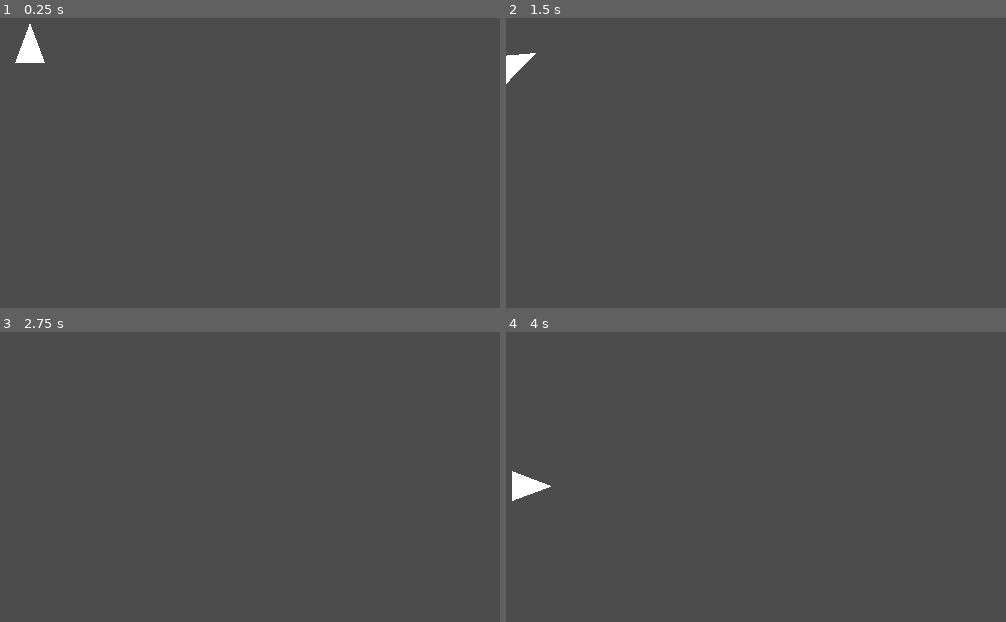
Above: before the commit, frames 1-4 (two rows, left to right).
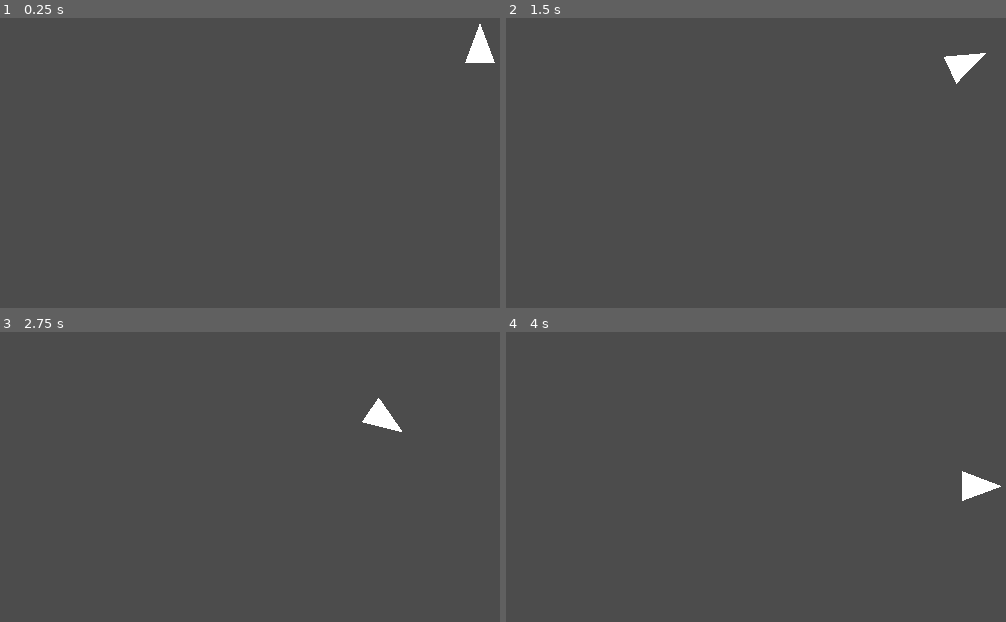
Above: after the commit, the same moments.

Repository: leddkire/godot-asteroids
Game: Godot game, scene res://Main.tscn
Same seed, same stepped clock (60 frames per second), same inputs: the game is played once before the commit and once after it.
Inputs:
- Up to frame 1 (0.25 s): no input
- Up to frame 2 (1.5 s): tap Enter at 0.5 s; hold Right (move_right) 0.53-1.28 s; hold Down (move_down) from 1.28 s (still down)
- Up to frame 3 (2.75 s): release Down (move_down) at 2.03 s; hold Right (move_right) from 2.03 s (still down)
- Up to frame 4 (4 s): release Right (move_right) at 2.78 s; hold Up (move_up) 2.78-3.53 s; hold Left (move_left) from 3.53 s (still down)

The runs differ from the first frame. In frame 1, 0.8% of the frame differs, in the area x 3-99%, y 2-16%; in frame 2, 0.7%; in frame 3, 0.4%; in frame 4, 0.8%.

Commit message:
Reduce size of edges

Diff:
--- a/Main.tscn
+++ b/Main.tscn
@@ -9,16 +9,16 @@
 [ext_resource path="res://edges/WestEdge.gd" type="Script" id=7]
 
 [sub_resource type="RectangleShape2D" id=1]
-extents = Vector2( 320, 30 )
+extents = Vector2( 320, 5 )
 
 [sub_resource type="RectangleShape2D" id=2]
-extents = Vector2( 320, 30 )
+extents = Vector2( 320, 5 )
 
 [sub_resource type="RectangleShape2D" id=3]
-extents = Vector2( 30, 320 )
+extents = Vector2( 5, 320 )
 
 [sub_resource type="RectangleShape2D" id=4]
-extents = Vector2( 30, 320 )
+extents = Vector2( 5, 320 )
 
 [node name="Main" type="Node2D"]
 script = ExtResource( 1 )
@@ -26,18 +26,18 @@
 [node name="ship" parent="." groups=[
 "ships",
 ] instance=ExtResource( 2 )]
-position = Vector2( 30, 40 )
+position = Vector2( 480, 40 )
 collision_layer = 2
 
 [node name="south_edge" parent="." instance=ExtResource( 3 )]
 script = ExtResource( 4 )
 
 [node name="collision_shape" parent="south_edge" index="0"]
-position = Vector2( 250, 530 )
+position = Vector2( 250, 505 )
 shape = SubResource( 1 )
 
 [node name="outer_side" parent="south_edge" index="1"]
-position = Vector2( 250, 560 )
+position = Vector2( 250, 510 )
 
 [node name="inner_side" parent="south_edge" index="2"]
 position = Vector2( 250, 500 )
@@ -46,11 +46,10 @@
 script = ExtResource( 5 )
 
 [node name="collision_shape" parent="north_edge" index="0"]
-position = Vector2( 250, -30 )
 shape = SubResource( 2 )
 
 [node name="outer_side" parent="north_edge" index="1"]
-position = Vector2( 250, -60 )
+position = Vector2( 250, -10 )
 
 [node name="inner_side" parent="north_edge" index="2"]
 position = Vector2( 250, 0 )
@@ -59,11 +58,11 @@
 script = ExtResource( 6 )
 
 [node name="collision_shape" parent="east_edge" index="0"]
-position = Vector2( 530, 245 )
+position = Vector2( 505, 245 )
 shape = SubResource( 3 )
 
 [node name="outer_side" parent="east_edge" index="1"]
-position = Vector2( 560, 250 )
+position = Vector2( 510, 250 )
 
 [node name="inner_side" parent="east_edge" index="2"]
 position = Vector2( 500, 250 )
@@ -72,11 +71,11 @@
 script = ExtResource( 7 )
 
 [node name="collision_shape" parent="west_edge" index="0"]
-position = Vector2( -30, 245 )
+position = Vector2( -5, 240 )
 shape = SubResource( 4 )
 
 [node name="outer_side" parent="west_edge" index="1"]
-position = Vector2( -60, 255 )
+position = Vector2( -10, 255 )
 
 [node name="inner_side" parent="west_edge" index="2"]
 position = Vector2( 0, 255 )
--- a/edges/Edge.tscn
+++ b/edges/Edge.tscn
@@ -1,7 +1,7 @@
 [gd_scene load_steps=2 format=2]
 
 [sub_resource type="RectangleShape2D" id=1]
-extents = Vector2( 5, 280 )
+extents = Vector2( 30, 280 )
 
 [node name="Edge" type="Area2D"]
 collision_mask = 0
@@ -16,5 +16,4 @@
 [node name="outer_side" type="Position2D" parent="."]
 
 [node name="inner_side" type="Position2D" parent="."]
-
 [connection signal="body_entered" from="." to="." method="_on_collision_area_body_entered"]
